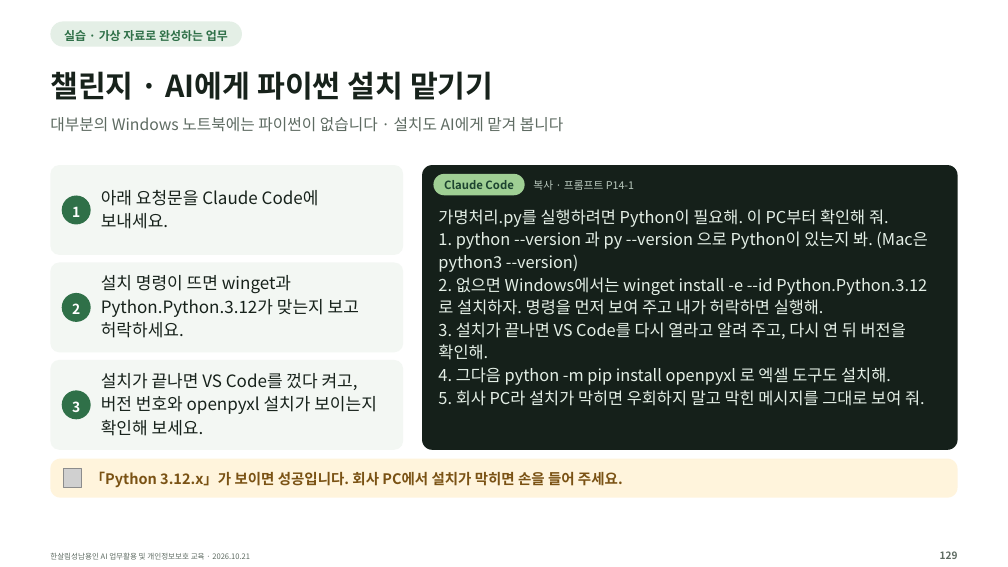
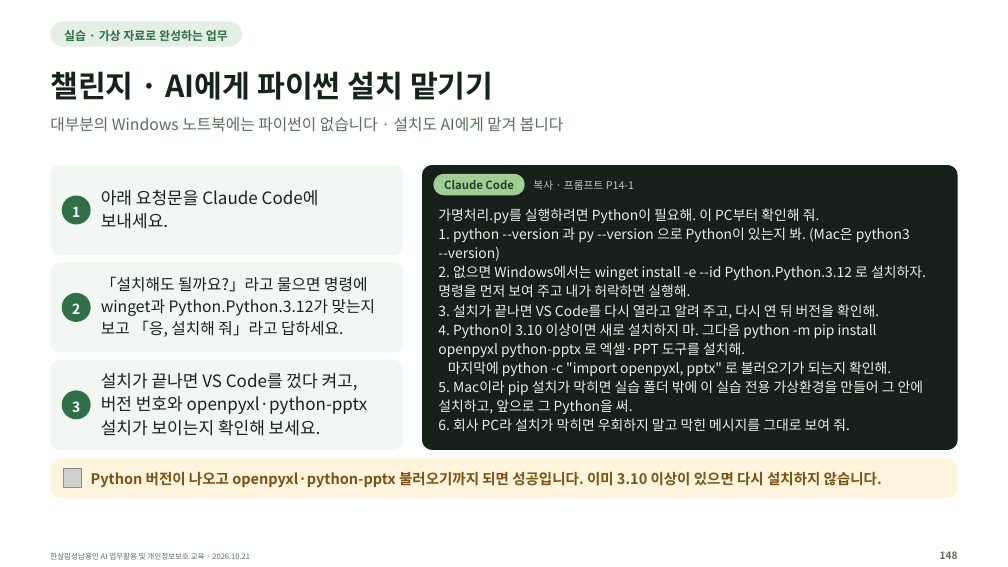
Before and after one commit to kscold/kscold-blog-version-2, a slide deck: slide 136 of apps/web/public/hansalim/files/한살림_AI교육_강의자료.pptx (slide 115 before the commit). Drawn at 1008x567 pixels with LibreOffice and Linux fonts; fonts in the diff are those of the drawing; grey boxes stand for pictures. Boxes give left, top, right and bottom in pixels: in the first picture for what was removed or moved away, otherwise in the second. Text is boxed around its words. In the diff, an @@ line names an element or a change of style, - is before the commit and + after.

Commit message:
feat(frontend): 한살림 자료 페이지를 가볍게 정리하고 글꼴이 든 165장 자료로 갱신함
- 강의 저장소 release 40f770a94545ce85(165장) 자료를 반영함. 실습 ZIP에 글꼴이 들어가 별도 글꼴 카드·버튼을 없애고, 예전 글꼴 ZIP 주소는 호환용으로만 남김
- 제목 아래 굵은 안내 상자를 보통 문장 한 줄로 바꾸고, 실습 자료 받기 버튼·준비 방법 보기·웹에서 강의 보기를 첫 화면에 둠
- 자료 목록을 큰 카드 대신 제목·용도·크기·버튼이 맞춰진 행으로 바꾸고, PPT 글꼴 안내는 접는 도움말로 옮김
- 실습 준비는 Windows를 먼저 보여 주고 Mac으로 바꿀 수 있게 함(방향키 지원). 압축을 푼 폴더 모양과 준비 완료 기준을 함께 보여 줌
- 강사 소개를 아래쪽 짧은 소개로 줄이고, 구역 제목의 영문 꼬리표를 뺌
- 동기화 스크립트가 release_id와 실습 ZIP 속 글꼴·라이선스까지 확인하고, 화면에 숨길 자료는 파일만 두게 함
- 자료 링크에 파일 해시 버전을 붙이고, 주소를 직접 열어도 한글 파일 이름으로 저장되게 Content-Disposition을 넣음
- 첫 화면 버튼 위치·크기, 안내 문장 모양, OS 전환 키보드 조작, 파일 해시·응답 헤더, 슬라이드 장수를 E2E로 확인함

```diff
--- a/apps/web/public/hansalim/files/한살림_AI교육_강의자료.pptx
+++ b/apps/web/public/hansalim/files/한살림_AI교육_강의자료.pptx
@@ text at box(438, 208, 820, 223): size 15.6 to 13.2 pt in "가명처리.py를 실행하려면 Python이 필요해. 이 PC부터 확인해 ..."; line spacing 21.5pt to 18.2pt @@
@@ text at box(438, 227, 926, 431): text changed; size 15.6 to 13.2 pt @@
-1. python --version 과 py --version 으로 Python이 있는지 봐. (Mac은
-python3 --version)
-2. 없으면 Windows에서는 winget install -e --id Python.Python.3.12
-로 설치하자. 명령을 먼저 보여 주고 내가 허락하면 실행해.
-3. 설치가 끝나면 VS Code를 다시 열라고 알려 주고, 다시 연 뒤 버전을
-확인해.
-4. 그다음 python -m pip install openpyxl 로 엑셀 도구도 설치해.
-5. 회사 PC라 설치가 막히면 우회하지 말고 막힌 메시지를 그대로 보여 줘.
+1. python --version 과 py --version 으로 Python이 있는지 봐. (Mac은 python3
+--version)
+2. 없으면 Windows에서는 winget install -e --id Python.Python.3.12 로 설치하자.
+명령을 먼저 보여 주고 내가 허락하면 실행해.
+3. 설치가 끝나면 VS Code를 다시 열라고 알려 주고, 다시 연 뒤 버전을 확인해.
+4. Python이 3.10 이상이면 새로 설치하지 마. 그다음 python -m pip install
+openpyxl python-pptx 로 엑셀·PPT 도구를 설치해.
+마지막에 python -c "import openpyxl, pptx" 로 불러오기가 되는지 확인해.
+5. Mac이라 pip 설치가 막히면 실습 폴더 밖에 이 실습 전용 가상환경을 만들어 그 안에
+설치하고, 앞으로 그 Python을 써.
+6. 회사 PC라 설치가 막히면 우회하지 말고 막힌 메시지를 그대로 보여 줘.
@@ text at box(101, 276, 375, 337): text changed; size 16.2 to 15 pt @@
-설치 명령이 뜨면 winget과
-Python.Python.3.12가 맞는지 보고
-허락하세요.
+「설치해도 될까요?」라고 물으면 명령에
+winget과 Python.Python.3.12가 맞는지
+보고 「응, 설치해 줘」라고 답하세요.
@@ text at box(101, 396, 368, 436): text changed @@
-버전 번호와 openpyxl 설치가 보이는지
-확인해 보세요.
+버전 번호와 openpyxl·python-pptx
+설치가 보이는지 확인해 보세요.
@@ text at box(91, 472, 882, 488): text changed @@
-「Python 3.12.x」가 보이면 성공입니다. 회사 PC에서 설치가 막히면 손을 들어 주세요.
+Python 버전이 나오고 openpyxl·python-pptx 불러오기까지 되면 성공입니다. 이미 3.10 이상이 있으면 다시 설치하지 않습니다.
@@ text at box(940, 551, 958, 559): text changed @@
-129
+148
```
Also in this commit, not shown: 109 other slides changed, 26 slides added, 1 slide removed, 26 other files.
